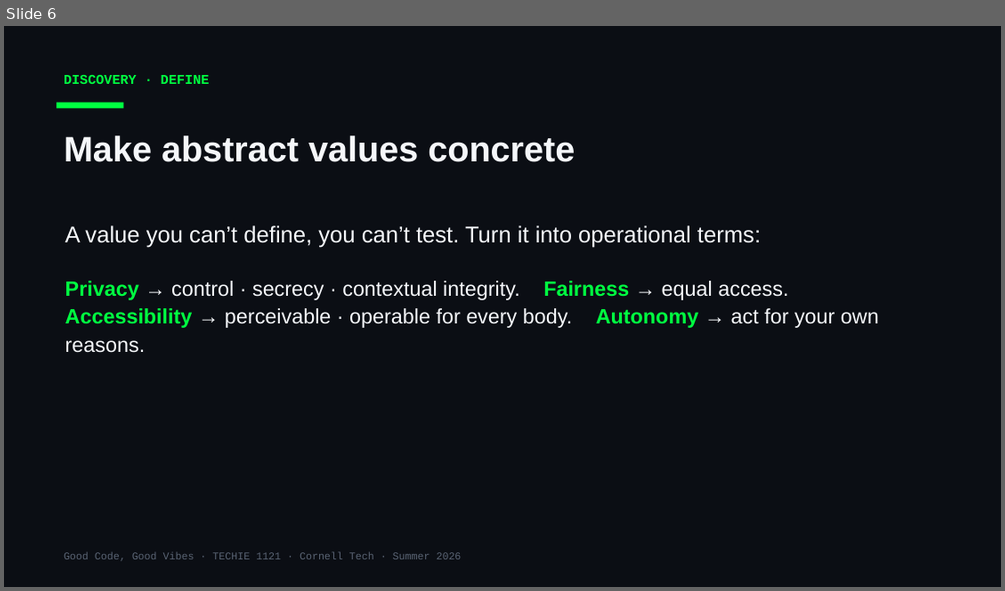
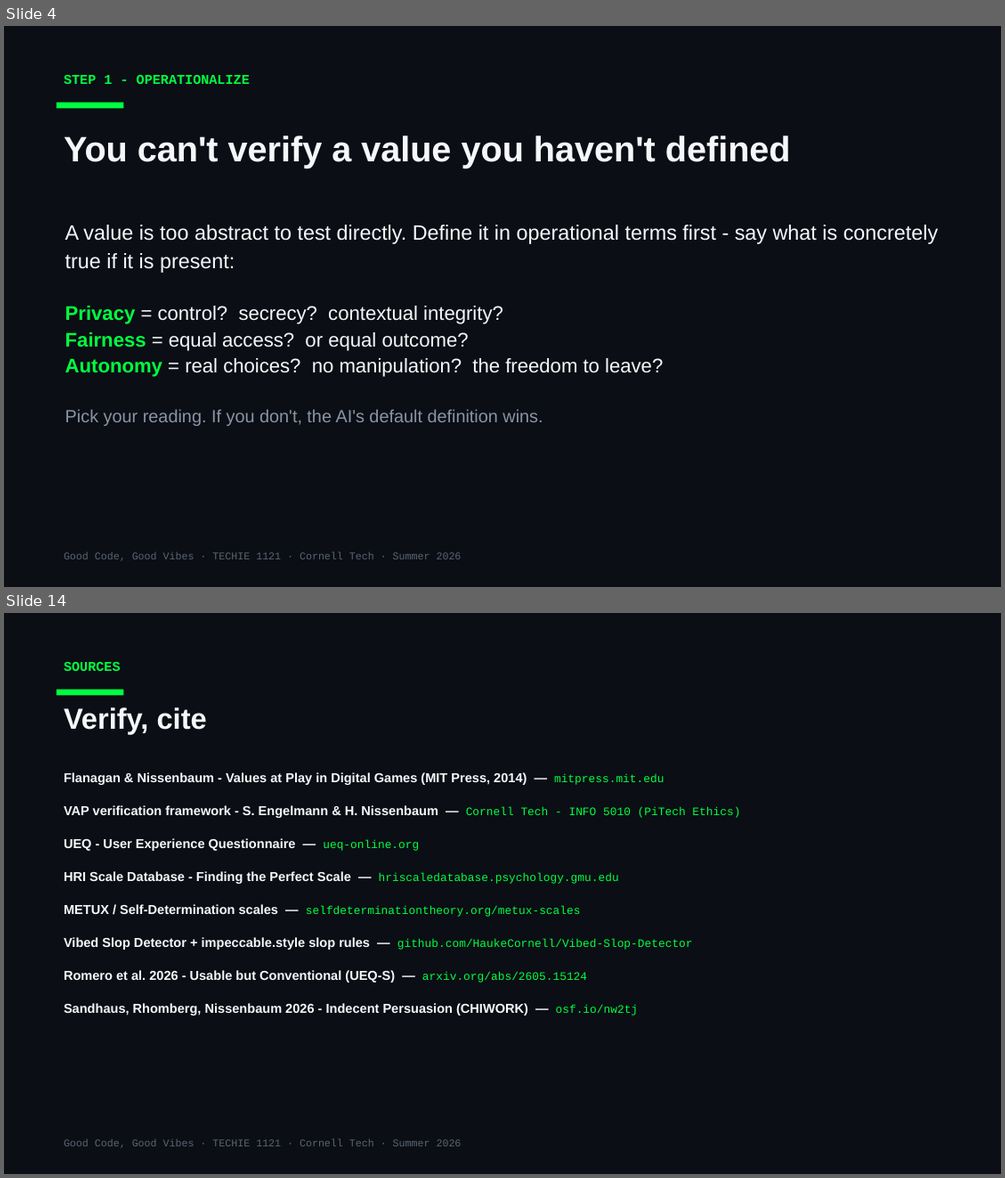
Before and after one commit to Cornell-Tech-Vibe-Coding-Summer-2026/website, a slide deck: slides/Week3-Tue-User-Testing-II.pptx. Shown one above the other, each under a label of ours: slide 6 before the commit, slides 4 and 14 after it; the slides between them are not shown. The pictures are 1005x591 and 1005x1178 pixels, drawn with LibreOffice and Linux fonts; fonts in the diff are those of the drawing. Boxes give left, top, right and bottom in pixels: in the first picture for what was removed or moved away, otherwise in the second. Text is boxed around its words. In the diff, an @@ line names an element or a change of style, - is before the commit and + after.

```diff
--- a/slides/Week3-Tue-User-Testing-II.pptx
+++ b/slides/Week3-Tue-User-Testing-II.pptx
@@ slide 14 added at (4, 613, 1001, 1174), background #0B0E14 @@
@@ text added at (64, 662, 121, 671), 13 pt, text #00FF41, bold @@
+SOURCES
@@ rectangle added at (57, 690, 123, 695), fill #00FF41 @@
@@ text added at (64, 707, 207, 734), 28 pt, text #F5F7FA, bold @@
+Verify, cite
@@ text added at (64, 772, 663, 785), 12.5 pt, text #F5F7FA, bold @@
+Flanagan & Nissenbaum - Values at Play in Digital Games (MIT Press, 2014) — mitpress.mit.edu
@@ text added at (64, 805, 740, 818), 12.5 pt, text #F5F7FA, bold @@
+VAP verification framework - S. Engelmann & H. Nissenbaum — Cornell Tech - INFO 5010 (PiTech Ethics)
@@ text added at (64, 838, 419, 851), 12.5 pt, text #F5F7FA, bold @@
+UEQ - User Experience Questionnaire — ueq-online.org
@@ text added at (64, 871, 619, 884), 12.5 pt, text #F5F7FA, bold @@
+HRI Scale Database - Finding the Perfect Scale — hriscaledatabase.psychology.gmu.edu
@@ text added at (64, 904, 581, 916), 11 pt, text #00FF41 @@
+METUX / Self-Determination scales — selfdeterminationtheory.org/metux-scales
@@ text added at (64, 937, 693, 949), 12.5 pt, text #F5F7FA, bold @@
+Vibed Slop Detector + impeccable.style slop rules — github.com/HaukeCornell/Vibed-Slop-Detector
@@ text added at (64, 970, 587, 982), 12.5 pt, text #F5F7FA, bold @@
+Romero et al. 2026 - Usable but Conventional (UEQ-S) — arxiv.org/abs/2605.15124
@@ text added at (64, 1003, 639, 1015), 12.5 pt, text #F5F7FA, bold @@
+Sandhaus, Rhomberg, Nissenbaum 2026 - Indecent Persuasion (CHIWORK) — osf.io/nw2tj
@@ text added at (64, 1139, 461, 1148), 10 pt, text #5A6474 @@
+Good Code, Good Vibes · TECHIE 1121 · Cornell Tech · Summer 2026
@@ what was slide 6 is now slide 4 @@
@@ slide 4 changed as well @@
@@ text at (64, 75, 250, 84): text changed @@
-DISCOVERY · DEFINE
+STEP 1 - OPERATIONALIZE
@@ text at (64, 135, 791, 168): text changed @@
-Make abstract values concrete
+You can't verify a value you haven't defined
@@ text at (65, 224, 938, 426): text changed; size 20 to 19 pt @@
-A value you can’t define, you can’t test. Turn it into operational terms:
-Privacy → control · secrecy · contextual integrity. Fairness → equal access.
-Accessibility → perceivable · operable for every body. Autonomy → act for your own reasons.
+A value is too abstract to test directly. Define it in operational terms first - say what is concretely true if it is present:
+Privacy = control? secrecy? contextual integrity?
+Fairness = equal access? or equal outcome?
+Autonomy = real choices? no manipulation? the freedom to leave?
+Pick your reading. If you don't, the AI's default definition wins.
```
Also in this commit, not shown: 5 other slides changed, 7 other slides added, 10 slides removed, 4 other files.
